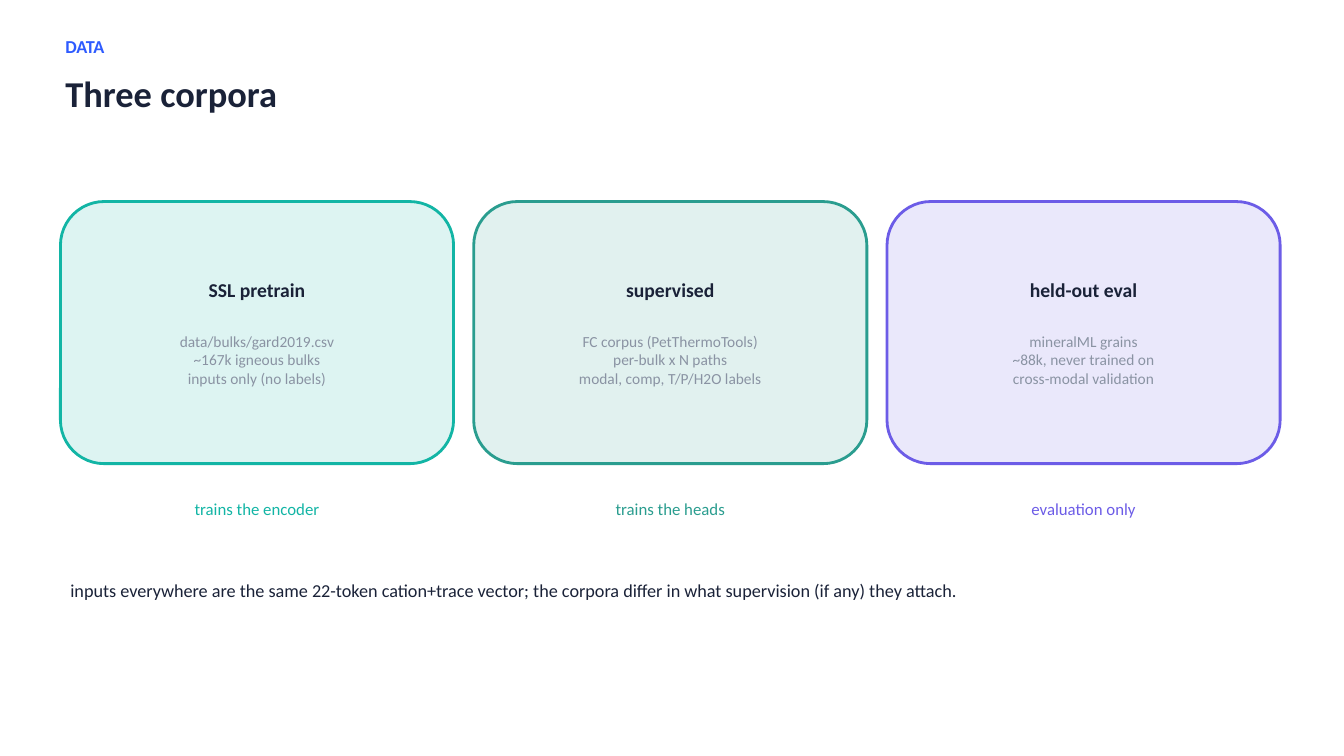
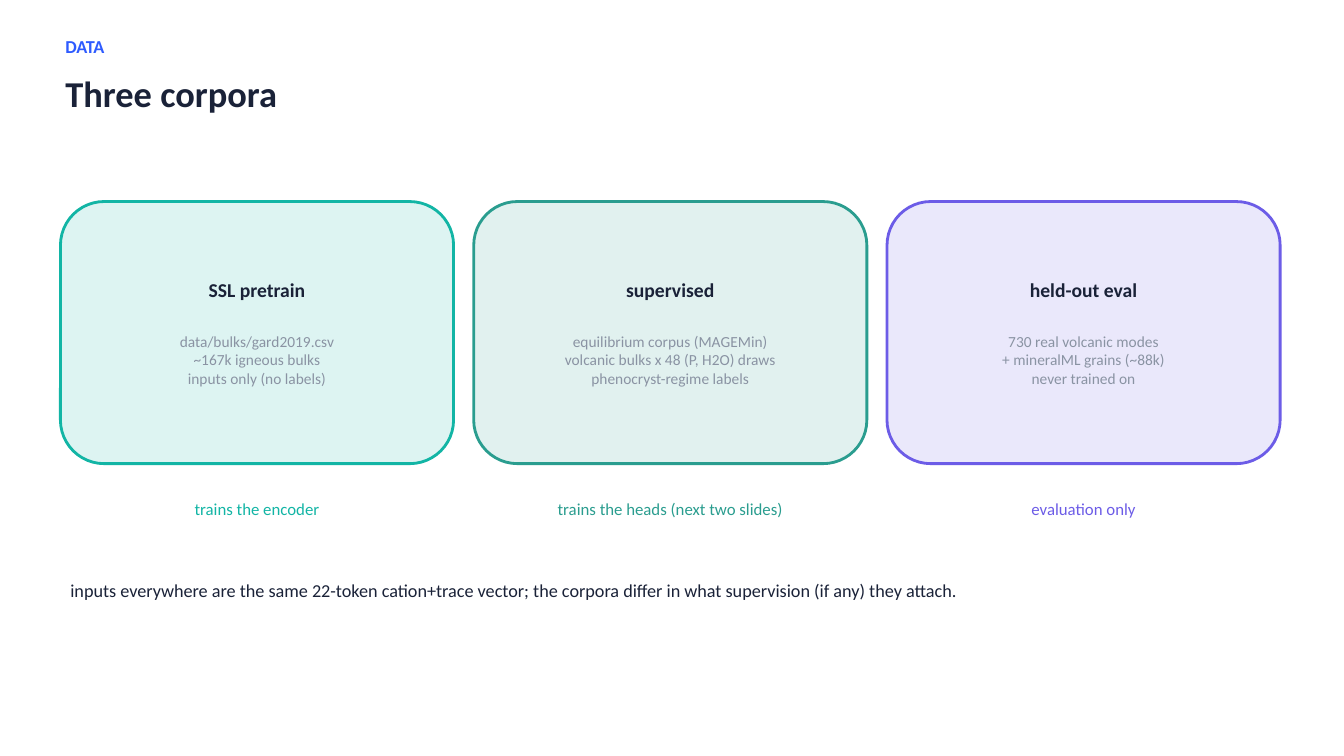
Before and after one commit to matthew-j-liu/phasecast, a slide deck: slide 2 of slides/overview.pptx. Drawn at 1344x756 pixels with LibreOffice and Linux fonts; fonts in the diff are those of the drawing. Boxes give left, top, right and bottom in pixels: in the first picture for what was removed or moved away, otherwise in the second. Text is boxed around its words. In the diff, an @@ line names an element or a change of style, - is before the commit and + after.

Commit message:
sanity check that new water sampling didn't change old conclusions (mineral change with h2o content). amp/ox multimodality hold and biotite didn't move

```diff
--- a/slides/overview.pptx
+++ b/slides/overview.pptx
@@ text in rounded rectangle at box(565, 336, 775, 387): text changed @@
-FC corpus (PetThermoTools)
-per-bulk x N paths
-modal, comp, T/P/H2O labels
+equilibrium corpus (MAGEMin)
+volcanic bulks x 48 (P, H2O) draws
+phenocryst-regime labels
@@ text in rounded rectangle at box(1008, 336, 1165, 384): text changed @@
-mineralML grains
-~88k, never trained on
-cross-modal validation
+730 real volcanic modes
++ mineralML grains (~88k)
+never trained on
@@ text at box(558, 503, 782, 517): text changed @@
-trains the heads
+trains the heads (next two slides)
```
Also in this commit, not shown: 1 other slide changed, 2 slides added, 11 other files.
